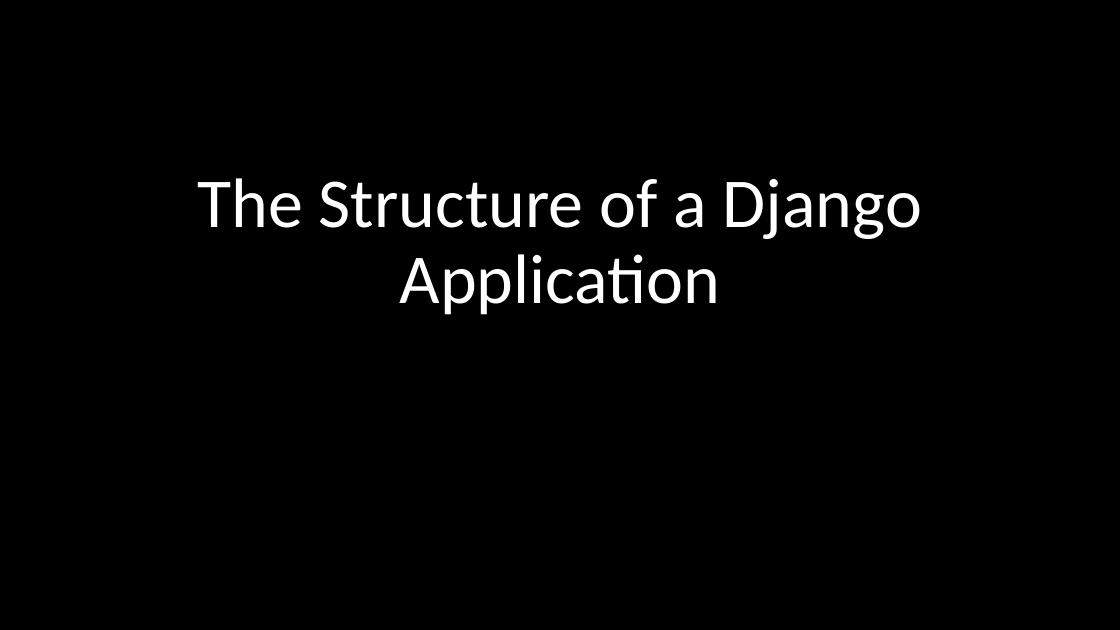
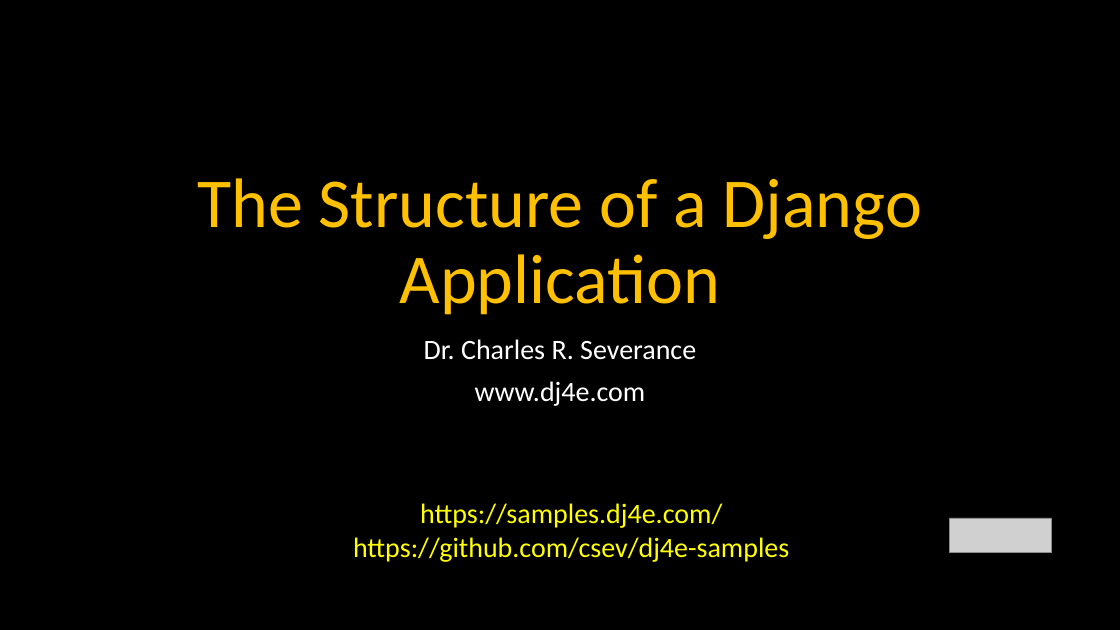
Before and after one commit to csev/dj4e, a slide deck: slide 1 of lectures/DJ-01-Hosting.pptx. Drawn at 1120x630 pixels with LibreOffice and Linux fonts; fonts in the diff are those of the drawing; grey boxes stand for pictures. Boxes give left, top, right and bottom in pixels: in the first picture for what was removed or moved away, otherwise in the second. Text is boxed around its words. In the diff, an @@ line names an element or a change of style, - is before the commit and + after.

```diff
--- a/lectures/DJ-01-Hosting.pptx
+++ b/lectures/DJ-01-Hosting.pptx
@@ title "The Structure of a Django ..." at (197, 178, 922, 315): text colour #FFFFFF to #FFC000 @@
@@ subtitle added at (424, 339, 696, 406), 24 pt, text #FFFFFF @@
+Dr. Charles R. Severance
+www.dj4e.com
@@ text added at (353, 503, 789, 562), 24 pt, text #FFFF00 @@
+https://samples.dj4e.com/
+https://github.com/csev/dj4e-samples
@@ picture added at (950, 518, 1052, 553) @@
```
Also in this commit, not shown: 8 other slides changed, 2 slides added, 3 other files.
